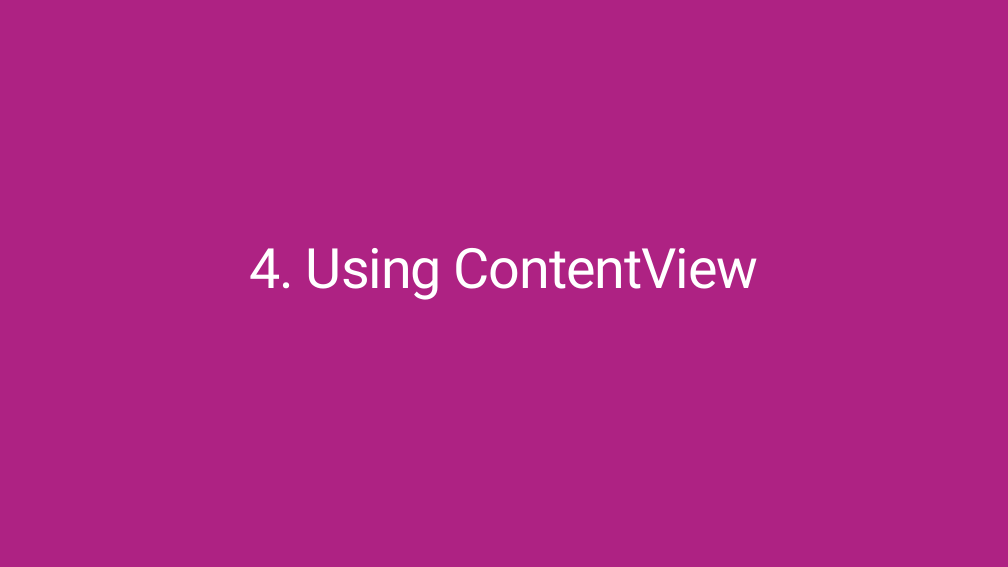
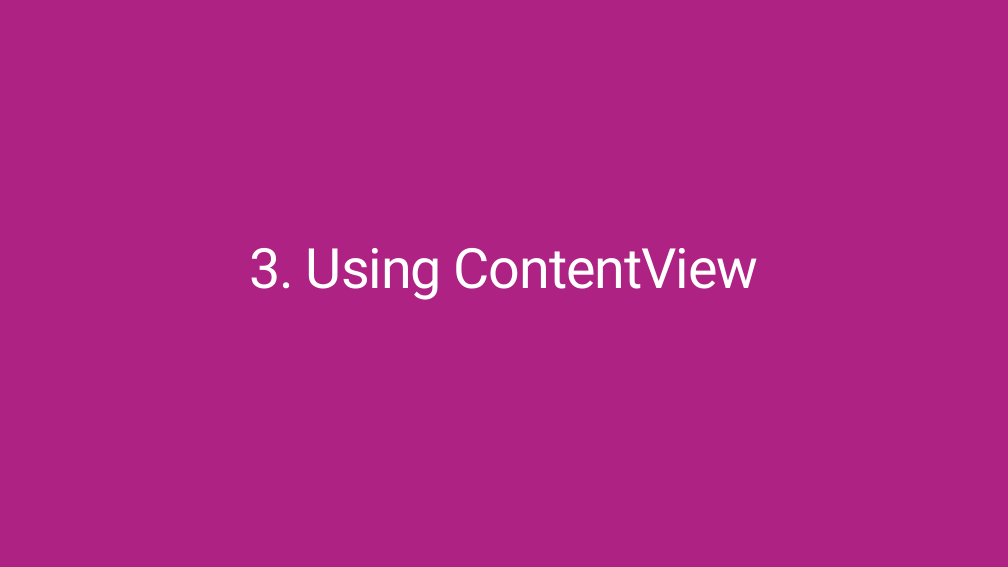
Before and after one commit to jsuarezruiz/ways-create-netmaui-controls, a slide deck: slide 24 of ways-create-netmaui-controls.pptx (slide 22 before the commit). Drawn at 1008x567 pixels with LibreOffice and Linux fonts; fonts in the diff are those of the drawing. Boxes give left, top, right and bottom in pixels: in the first picture for what was removed or moved away, otherwise in the second. Text is boxed around its words. In the diff, an @@ line names an element or a change of style, - is before the commit and + after.

```diff
--- a/ways-create-netmaui-controls.pptx
+++ b/ways-create-netmaui-controls.pptx
@@ title at (250, 248, 759, 300): text changed @@
-4. Using ContentView
+3. Using ContentView
```
Also in this commit, not shown: 7 other slides changed, 3 slides added.
